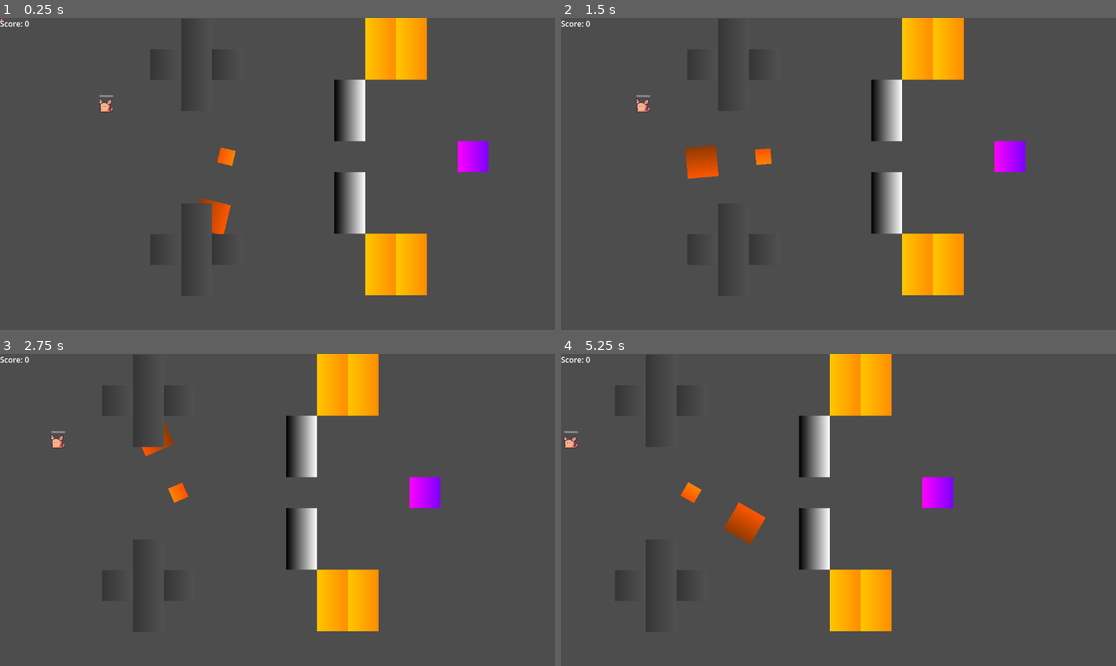
Above: before the commit, frames 1-4 (two rows, left to right).
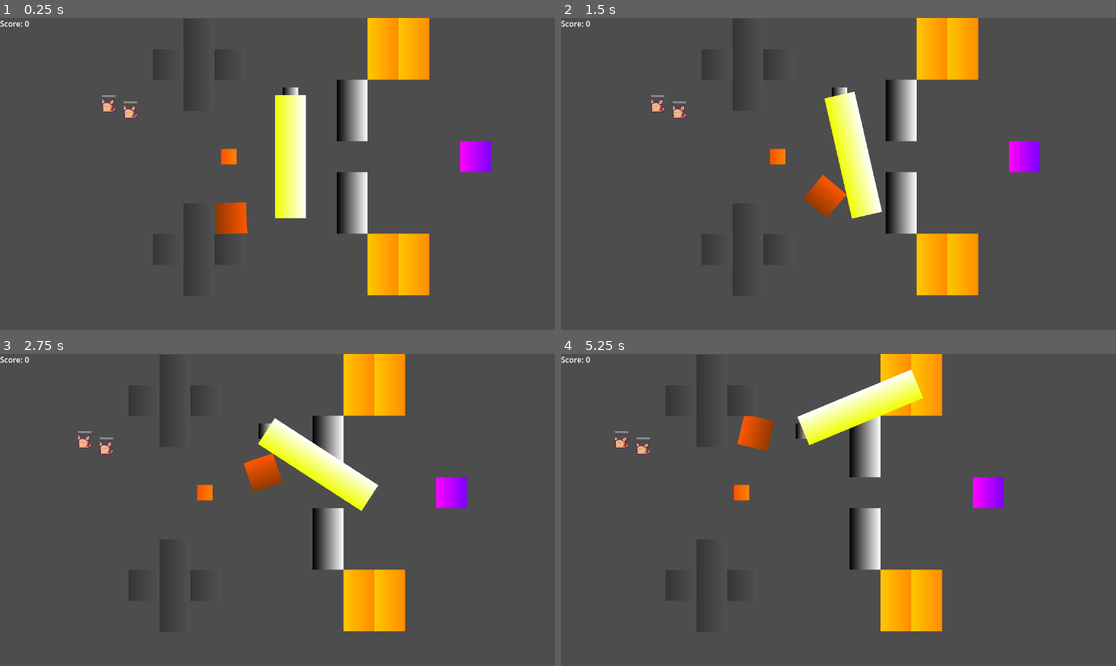
Above: after the commit, the same moments.

Repository: OgGhostJelly/TMC2
Game: Godot game, scene res://objects/game/game.tscn
Two runs of this game, one before a commit and one after it. Both use one fixed random seed, a clock stepped at 60 frames per second and the inputs below.
Inputs (mouse positions are in pixels of both pictures, inside the frame that each line leads up to):
- Up to frame 1 (0.25 s): no input
- Up to frame 2 (1.5 s): move the mouse to (960, 158) at 0.52 s; click (960, 158) at 0.6 s; move the mouse to (727, 189) at 1.27 s; click (727, 189) at 1.35 s
- Up to frame 3 (2.75 s): move the mouse to (333, 441) at 2.02 s; click (333, 441) at 2.1 s
- Up to frame 4 (5.25 s): move the mouse to (810, 572) at 2.77 s; click (810, 572) at 2.85 s; move the mouse to (1005, 556) at 3.52 s; click (1005, 556) at 3.6 s; move the mouse to (672, 463) at 4.27 s; click (672, 463) at 4.35 s; move the mouse to (866, 510) at 5.02 s; click (866, 510) at 5.1 s

The runs differ from the first frame. In frame 1, 4.4% of the frame differs, in the area x 0-89%, y 0-89%; in frame 2, 13%; in frame 3, 12%; in frame 4, 15%, in the area x 0-80%, y 0-89%.

Commit message:
added gates and little updates

Diff:
--- a/autoloads/drag_manager.gd
+++ b/autoloads/drag_manager.gd
@@ -8,16 +8,19 @@
 
 
 func _physics_process(_delta: float) -> void:
+	#print(selected_drag_items)
 	for drag_item in selected_drag_items: if can_use_method(drag_item, '_drag'): drag_item._drag()
 
 
 func _input(event: InputEvent) -> void:
 	if not event.is_action("move"): return
-	selected_drag_items = [] if not event.is_pressed() else get_drag_items().slice(0,GRAB_AMOUNT)
+	if not event.is_pressed():
+		selected_drag_items = []
+	else:
+		selected_drag_items = get_drag_items().slice(0,GRAB_AMOUNT)
 
 
 func get_drag_items() -> Array:
-
 	var drag_items: Array = get_tree().get_nodes_in_group('drag_items')
 	var distance_squared: Dictionary = {}
 	for x in drag_items: distance_squared[x] = x.get_global_mouse_position().distance_squared_to(x.global_position)
@@ -38,18 +41,18 @@
 
 
 func _on_selected_drag_items_changed(value: Array) -> void:
-	for drag_item in selected_drag_items as Array[Node]:
-		if value.has(drag_item): return
-		if not can_use_method(drag_item, '_deselected'): return
+	for drag_item in selected_drag_items:
+		if value.has(drag_item): break
+		if not can_use_method(drag_item, '_deselected'): break
 		drag_item._deselected()
 
 	for drag_item in value:
-		if selected_drag_items.has(value): return
-		if not can_use_method(drag_item, '_selected'): return
+		if selected_drag_items.has(value): break
+		if not can_use_method(drag_item, '_selected'): break
 		drag_item._selected()
 
 	selected_drag_items = value
 
 
-func can_use_method(node: Node, method: String):
+func can_use_method(node, method: String):
 	return is_instance_valid(node) and node.has_method(method)
--- a/objects/cat/cat.tscn
+++ b/objects/cat/cat.tscn
@@ -75,6 +75,7 @@
 
 [node name="Cat" type="RigidBody2D" groups=["cats", "drag_items"]]
 position = Vector2(0, 2)
+collision_mask = 5
 gravity_scale = 0.0
 linear_damp = 1.0
 constant_torque = 5.0
--- a/objects/game/game.tscn
+++ b/objects/game/game.tscn
@@ -8,6 +8,7 @@
 [ext_resource type="PackedScene" uid="uid://qhpqfldt35pj" path="res://objects/obstacles/treadmill/treadmill_up.tscn" id="6_665c1"]
 [ext_resource type="PackedScene" uid="uid://bkqo3a5cswrbx" path="res://objects/obstacles/treadmill/treadmill_down.tscn" id="7_rgosc"]
 [ext_resource type="PackedScene" uid="uid://r81o4dd6q7kk" path="res://objects/makecatinator/makecatinator.tscn" id="8_au7ud"]
+[ext_resource type="PackedScene" uid="uid://bq8mxsmhe4dow" path="res://objects/obstacles/gate/gate.tscn" id="8_hpigl"]
 
 [sub_resource type="GDScript" id="GDScript_cxgxh"]
 script/source = "extends Camera2D
@@ -28,6 +29,7 @@
 scenes/4/scene = ExtResource("6_665c1")
 scenes/5/scene = ExtResource("7_rgosc")
 scenes/6/scene = ExtResource("8_au7ud")
+scenes/7/scene = ExtResource("8_hpigl")
 
 [sub_resource type="TileSet" id="TileSet_ob7o0"]
 tile_size = Vector2i(64, 64)
@@ -38,6 +40,7 @@
 [node name="Camera2D" type="Camera2D" parent="."]
 anchor_mode = 0
 script = SubResource("GDScript_cxgxh")
+speed = 20.0
 
 [node name="Forelayer" type="CanvasLayer" parent="."]
 
@@ -46,15 +49,16 @@
 [node name="TileMap" type="TileMap" parent="."]
 tile_set = SubResource("TileSet_ob7o0")
 format = 2
-layer_0/tile_data = PackedInt32Array(262151, 0, 131072, 3932 …(365 unchanged characters)… 44, 131083, 0, 262144, 262159, 0, 393216)
+layer_0/tile_data = PackedInt32Array(262151, 0, 131072, 3932 …(365 unchanged characters)… 44, 131083, 0, 262144, 262159, 0, 393216, 131081, 0, 458752)
 
 [node name="Cat" parent="." instance=ExtResource("1_d6la8")]
+position = Vector2(274, 200)
 
 [node name="Cat2" parent="." instance=ExtResource("1_d6la8")]
 position = Vector2(229, 187)
 
 [connection signal="body_entered" from="TileMap/TreadmillUp" to="TileMap/TreadmillUp" method="_on_body_entered" flags=18]
-[connection signal="body_entered" from="TileMap/@TreadmillUp@22763" to="TileMap/@TreadmillUp@22763" method="_on_body_entered" flags=18]
+[connection signal="body_entered" from="TileMap/@TreadmillUp@123067" to="TileMap/@TreadmillUp@123067" method="_on_body_entered" flags=18]
 [connection signal="body_entered" from="TileMap/TreadmillDown" to="TileMap/TreadmillDown" method="_on_body_entered" flags=18]
-[connection signal="body_entered" from="TileMap/@TreadmillDown@22764" to="TileMap/@TreadmillDown@22764" method="_on_body_entered" flags=18]
+[connection signal="body_entered" from="TileMap/@TreadmillDown@123068" to="TileMap/@TreadmillDown@123068" method="_on_body_entered" flags=18]
 [connection signal="body_entered" from="TileMap/Makecatinator6900" to="TileMap/Makecatinator6900" method="_on_body_entered" flags=18]
--- /dev/null
+++ b/objects/obstacles/gate/drag_point.gd
@@ -0,0 +1,8 @@
+extends Marker2D
+@export var handle: RigidBody2D
+func _drag() -> void:
+	var global_mouse_position = get_global_mouse_position()
+	var direction: Vector2 = global_position.direction_to(global_mouse_position)
+	var distance: float = global_position.distance_to(global_mouse_position)
+
+	handle.apply_force(direction * distance)
--- /dev/null
+++ b/objects/obstacles/gate/gate.tscn
@@ -0,0 +1,65 @@
+[gd_scene load_steps=8 format=3 uid="uid://bq8mxsmhe4dow"]
+
+[ext_resource type="Script" path="res://objects/obstacles/gate/drag_point.gd" id="2_x86u4"]
+
+[sub_resource type="RectangleShape2D" id="RectangleShape2D_djt45"]
+size = Vector2(32, 32)
+
+[sub_resource type="Gradient" id="Gradient_thceq"]
+
+[sub_resource type="GradientTexture2D" id="GradientTexture2D_bbqwl"]
+gradient = SubResource("Gradient_thceq")
+width = 32
+height = 32
+
+[sub_resource type="RectangleShape2D" id="RectangleShape2D_ki4m3"]
+size = Vector2(64, 256)
+
+[sub_resource type="Gradient" id="Gradient_u4fss"]
+colors = PackedColorArray(0.941176, 1, 0, 1, 1, 1, 1, 1)
+
+[sub_resource type="GradientTexture2D" id="GradientTexture2D_jmpso"]
+gradient = SubResource("Gradient_u4fss")
+height = 256
+
+[node name="Gate" type="Node2D"]
+
+[node name="PivotPoint" type="StaticBody2D" parent="."]
+collision_layer = 0
+collision_mask = 0
+
+[node name="CollisionShape2D" type="CollisionShape2D" parent="PivotPoint"]
+shape = SubResource("RectangleShape2D_djt45")
+
+[node name="Sprite2D" type="Sprite2D" parent="PivotPoint"]
+texture = SubResource("GradientTexture2D_bbqwl")
+
+[node name="PinJoint2D" type="PinJoint2D" parent="PivotPoint"]
+node_a = NodePath("..")
+node_b = NodePath("../../Handle")
+
+[node name="Handle" type="RigidBody2D" parent="."]
+position = Vector2(0, 128)
+collision_layer = 4
+collision_mask = 4
+gravity_scale = 0.0
+
+[node name="CollisionShape2D" type="CollisionShape2D" parent="Handle"]
+shape = SubResource("RectangleShape2D_ki4m3")
+
+[node name="Sprite2D" type="Sprite2D" parent="Handle"]
+texture = SubResource("GradientTexture2D_jmpso")
+
+[node name="DragPoint" type="Marker2D" parent="Handle" node_paths=PackedStringArray("handle") groups=["drag_items"]]
+position = Vector2(0, -96)
+script = ExtResource("2_x86u4")
+handle = NodePath("..")
+
+[node name="DragPoint2" type="Marker2D" parent="Handle" node_paths=PackedStringArray("handle") groups=["drag_items"]]
+script = ExtResource("2_x86u4")
+handle = NodePath("..")
+
+[node name="DragPoint3" type="Marker2D" parent="Handle" node_paths=PackedStringArray("handle") groups=["drag_items"]]
+position = Vector2(0, 64)
+script = ExtResource("2_x86u4")
+handle = NodePath("..")
--- a/objects/obstacles/hammer/hammer.gd
+++ /dev/null
@@ -1,8 +0,0 @@
-extends Node2D
-
-
-@export var speed: float = 1.0
-
-
-func _physics_process(delta: float) -> void:
-	rotation += speed * delta
--- a/objects/obstacles/hammer/hammer.tscn
+++ b/objects/obstacles/hammer/hammer.tscn
@@ -1,6 +1,17 @@
-[gd_scene load_steps=7 format=3 uid="uid://dl3r44n5sqrh5"]
+[gd_scene load_steps=8 format=3 uid="uid://dl3r44n5sqrh5"]
 
-[ext_resource type="Script" path="res://objects/obstacles/hammer/hammer.gd" id="1_6sr6y"]
+[ext_resource type="Script" path="res://objects/obstacles/hammer/puncher.gd" id="1_2oj22"]
+
+[sub_resource type="RectangleShape2D" id="RectangleShape2D_i6fx6"]
+size = Vector2(32, 32)
+
+[sub_resource type="Gradient" id="Gradient_7tof7"]
+colors = PackedColorArray(0.980392, 0.32549, 0, 1, 1, 0.513726, 0, 1)
+
+[sub_resource type="GradientTexture2D" id="GradientTexture2D_ojqxo"]
+gradient = SubResource("Gradient_7tof7")
+width = 32
+height = 32
 
 [sub_resource type="RectangleShape2D" id="RectangleShape2D_q58of"]
 size = Vector2(64, 64)
@@ -11,26 +22,29 @@
 [sub_resource type="GradientTexture2D" id="GradientTexture2D_guojc"]
 gradient = SubResource("Gradient_bu5n1")
 
-[sub_resource type="Gradient" id="Gradient_7tof7"]
-colors = PackedColorArray(0.980392, 0.32549, 0, 1, 1, 0.513726, 0, 1)
+[node name="Hammer" type="Node2D"]
 
-[sub_resource type="GradientTexture2D" id="GradientTexture2D_ojqxo"]
-gradient = SubResource("Gradient_7tof7")
-width = 32
-height = 32
+[node name="PivotPoint" type="StaticBody2D" parent="."]
 
-[node name="Hammer" type="Node2D"]
-script = ExtResource("1_6sr6y")
+[node name="CollisionShape2D" type="CollisionShape2D" parent="PivotPoint"]
+shape = SubResource("RectangleShape2D_i6fx6")
 
-[node name="Puncher" type="CharacterBody2D" parent="."]
+[node name="Sprite2D" type="Sprite2D" parent="PivotPoint"]
+texture = SubResource("GradientTexture2D_ojqxo")
+
+[node name="PinJoint2D" type="PinJoint2D" parent="PivotPoint"]
+node_a = NodePath("..")
+node_b = NodePath("../../Puncher")
+
+[node name="Puncher" type="RigidBody2D" parent="."]
 position = Vector2(0, 128)
-collision_mask = 0
+collision_layer = 4
+collision_mask = 4
+gravity_scale = 0.0
+script = ExtResource("1_2oj22")
 
 [node name="CollisionShape2D" type="CollisionShape2D" parent="Puncher"]
 shape = SubResource("RectangleShape2D_q58of")
 
 [node name="Sprite2D" type="Sprite2D" parent="Puncher"]
 texture = SubResource("GradientTexture2D_guojc")
-
-[node name="Sprite2D" type="Sprite2D" parent="."]
-texture = SubResource("GradientTexture2D_ojqxo")
--- /dev/null
+++ b/objects/obstacles/hammer/puncher.gd
@@ -0,0 +1,7 @@
+extends RigidBody2D
+
+
+@export var speed: float = 200.0
+
+func _physics_process(delta: float) -> void:
+	constant_force = Vector2.from_angle(atan2(position.y, position.x) - PI/2) * speed
--- a/project.godot
+++ b/project.godot
@@ -38,6 +38,7 @@
 
 2d_physics/layer_1="cat"
 2d_physics/layer_2="damage"
+2d_physics/layer_3="obstacle"
 
 [rendering]
 
Not shown: 3 places in objects/cat/cat.tscn that only renumber resources
Not shown: 1 places in objects/game/game.tscn that only renumber resources
